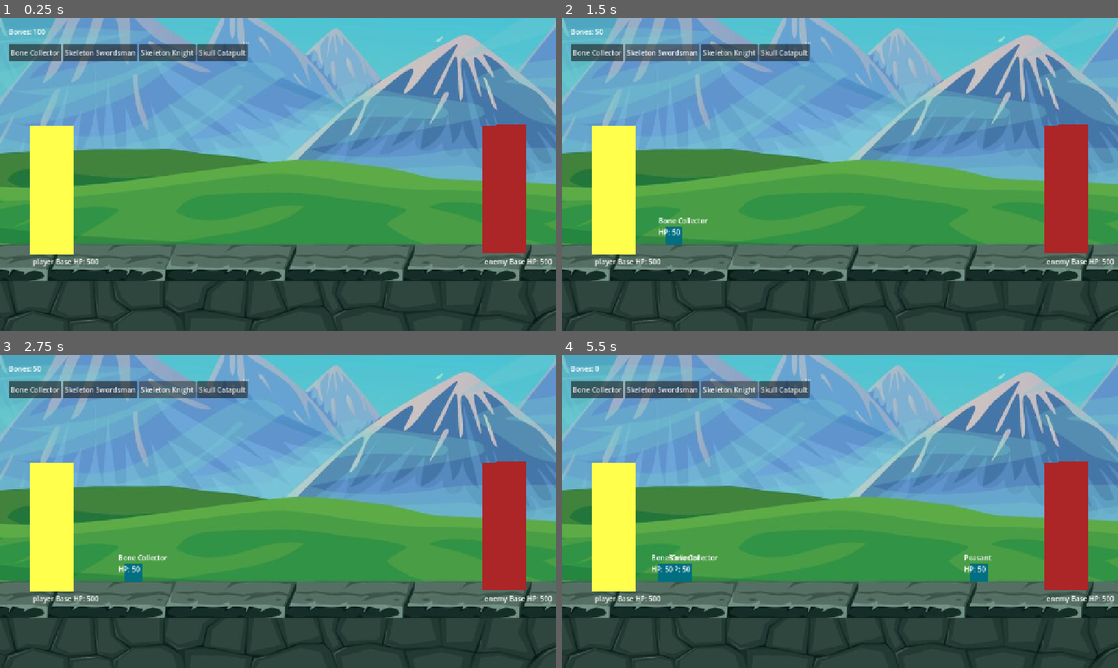
Above: before the commit, frames 1-4 (two rows, left to right).
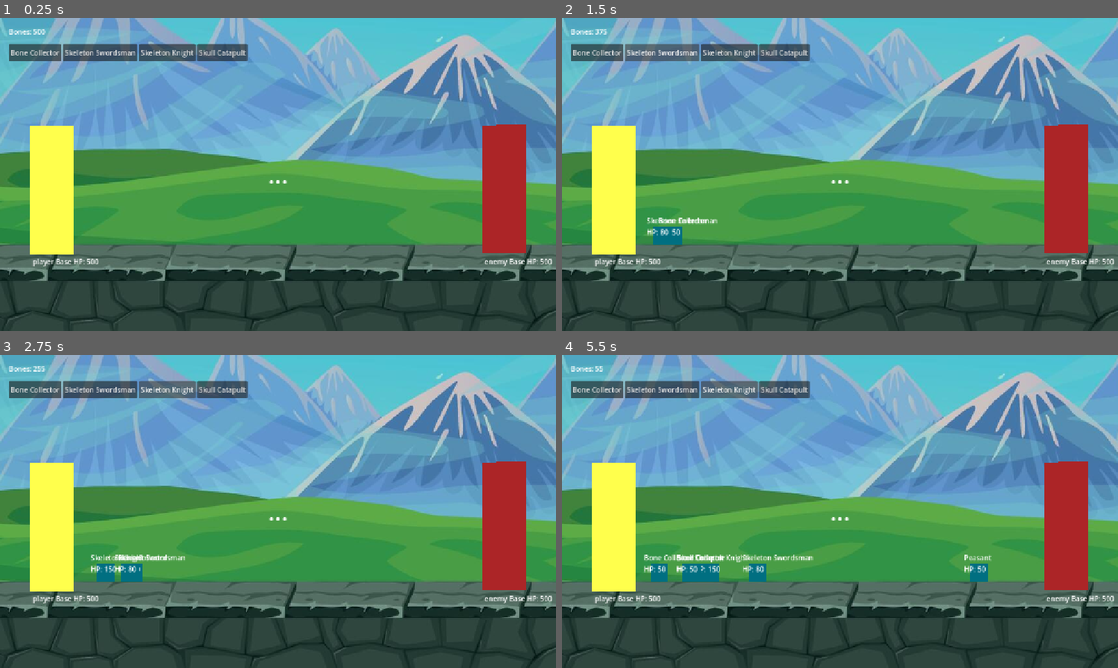
Above: after the commit, the same moments.

Repository: kyledeocades/BoneKingdom
Game: Godot game, scene res://scenes/Main.tscn
Same seed, same stepped clock (60 frames per second), same inputs: the game is played once before the commit and once after it.
Inputs:
- Up to frame 1 (0.25 s): no input
- Up to frame 2 (1.5 s): click "Bone Collector" at 0.5 s; click "Skeleton Swordsman" at 1.25 s
- Up to frame 3 (2.75 s): click "Skeleton Knight" at 2 s
- Up to frame 4 (5.5 s): click "Skull Catapult" at 2.75 s; click "Bone Collector" at 3.5 s; click "Skeleton Swordsman" at 4.25 s; click "Skeleton Knight" at 5 s

The runs differ from the first frame. In frame 1, less than 0.1% of the frame differs, in the area x 6-52%, y 3-53%; in frame 2, 0.3%; in frame 3, 0.5%; in frame 4, 1.2%, in the area x 6-52%, y 3-73%.

Commit message:
no collide units; increased base bones for faster demonstration; centered and enlargened win/loss message

Diff:
--- a/project.godot
+++ b/project.godot
@@ -21,6 +21,10 @@
 window/size/viewport_height=720
 window/stretch/mode="canvas_items"
 
+[dotnet]
+
+project/assembly_name="BoneKingdom"
+
 [physics]
 
 3d/physics_engine="Jolt Physics"
--- a/scenes/Main.tscn
+++ b/scenes/Main.tscn
@@ -75,10 +75,20 @@
 text = "Bones: 100"
 
 [node name="ResultLabel" type="Label" parent="UI" unique_id=1632274019]
-offset_left = 560.0
-offset_top = 40.0
-offset_right = 600.0
-offset_bottom = 63.0
+anchors_preset = 8
+anchor_left = 0.5
+anchor_top = 0.5
+anchor_right = 0.5
+anchor_bottom = 0.5
+offset_left = -300.0
+offset_top = -50.0
+offset_right = 300.0
+offset_bottom = 50.0
+grow_horizontal = 2
+grow_vertical = 2
+theme_override_font_sizes/font_size = 56
+horizontal_alignment = 1
+vertical_alignment = 1
 text = "..."
 
 [node name="SpawnButtons" type="HBoxContainer" parent="UI" unique_id=1230775894]
--- a/scripts/Main.gd
+++ b/scripts/Main.gd
@@ -1,7 +1,7 @@
 extends Node2D
 
-var bones: int = 100
-var enemy_bones: int = 100
+var bones: int = 500
+var enemy_bones: int = 500
 var game_over: bool = false
 
 @onready var bones_label = $UI/BonesLabel
@@ -14,7 +14,7 @@
 	update_ui()
 	start_enemy_spawn_loop()
 
-func _process(delta):
+func _process(_delta):
 	if game_over:
 		return
 
--- a/scripts/Unit.gd
+++ b/scripts/Unit.gd
@@ -20,7 +20,13 @@
 
 func _ready():
 	current_health = max_health
+	configure_collision_behavior()
 	update_label()
+
+func configure_collision_behavior():
+	# Unit-to-unit physics blocking causes lane deadlocks; combat is range-driven.
+	collision_layer = 0
+	collision_mask = 0
 
 func _physics_process(delta):
 	attack_timer -= delta
@@ -31,12 +37,12 @@
 	else:
 		handle_combat_unit(delta)
 
-func handle_combat_unit(delta):
+func handle_combat_unit(_delta):
 	var target = get_nearest_enemy()
 	if target == null:
 		return
 
-	var dist = global_position.distance_to(target.global_position)
+	var dist = get_attack_distance_to(target)
 
 	if dist > attack_range:
 		var direction = (target.global_position - global_position).normalized()
@@ -48,7 +54,7 @@
 			target.take_damage(damage)
 			attack_timer = attack_cooldown
 
-func handle_worker(delta):
+func handle_worker(_delta):
 	var main = get_tree().get_first_node_in_group("main")
 	if main == null:
 		return
@@ -90,6 +96,27 @@
 	velocity = direction * move_speed
 	move_and_slide()
 
+func get_attack_distance_to(target: Node2D) -> float:
+	var center_dist = global_position.distance_to(target.global_position)
+	var self_radius = get_collision_radius(self)
+	var target_radius = get_collision_radius(target)
+	return max(0.0, center_dist - self_radius - target_radius)
+
+func get_collision_radius(body: Node) -> float:
+	var collision_shape: CollisionShape2D = body.get_node_or_null("CollisionShape2D")
+	if collision_shape == null or collision_shape.shape == null:
+		return 0.0
+
+	var shape = collision_shape.shape
+	if shape is RectangleShape2D:
+		return min(shape.size.x, shape.size.y) * 0.5
+	if shape is CircleShape2D:
+		return shape.radius
+	if shape is CapsuleShape2D:
+		return shape.radius
+
+	return 0.0
+
 func get_nearest_enemy():
 	var units = get_tree().get_nodes_in_group("units")
 	var closest = null
Not shown, changed: .gitignore
